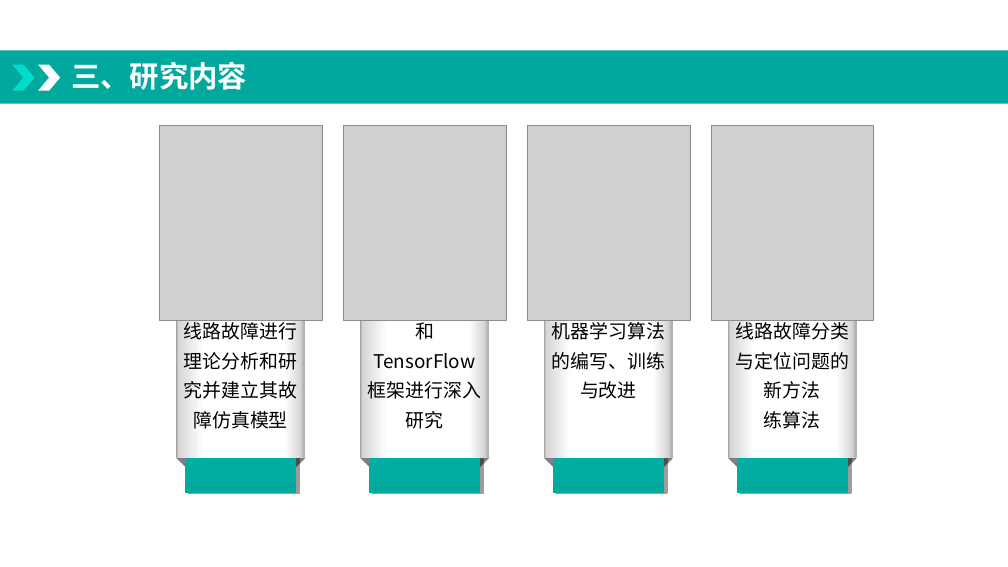
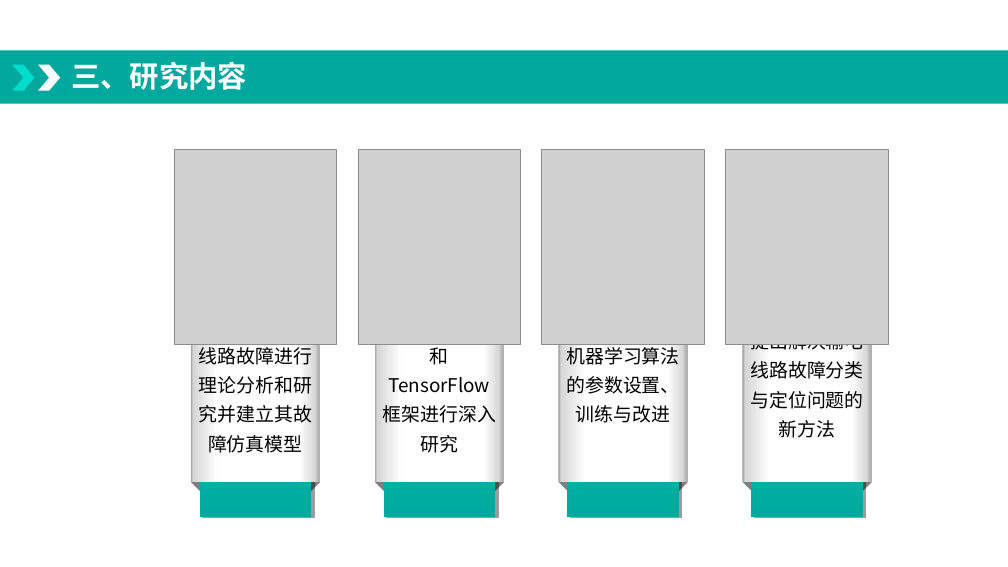
Before and after one commit to minda163/paper, a slide deck: slide 5 of 开题/我要学习-开题1.pptx. Drawn at 1008x567 pixels with LibreOffice and Linux fonts; fonts in the diff are those of the drawing; grey boxes stand for pictures; background and template pictures are left out. Boxes give left, top, right and bottom in pixels: in the first picture for what was removed or moved away, otherwise in the second. Text is boxed around its words. In the diff, an @@ line names an element or a change of style, - is before the commit and + after.

```diff
--- a/开题/我要学习-开题1.pptx
+++ b/开题/我要学习-开题1.pptx
@@ text in rectangle at [566, 344, 679, 423]: text changed @@
-机器学习算法的编写、训练与改进
+机器学习算法的参数设置、训练与改进
@@ text in rectangle at [764, 411, 821, 429]: paragraph removed @@
-练算法
@@ 8 rectangles, 8 right triangles, 4 pictures: place and size @@
-8 rectangles, 8 right triangles, 4 pictures at [160, 126, 874, 494]
+8 rectangles, 8 right triangles, 4 pictures at [174, 150, 889, 518]
```
Also in this commit, not shown: 2 other slides changed, 2 other files.
